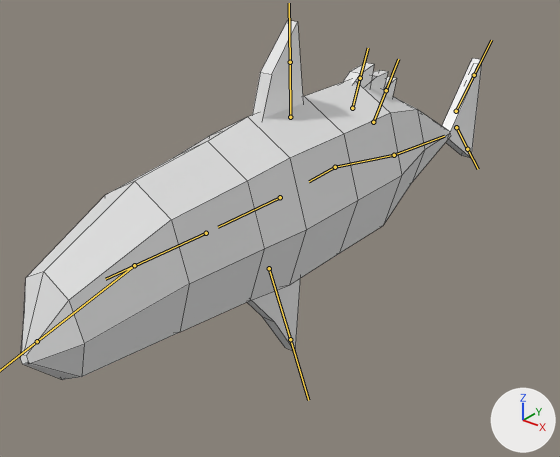
Renders of the FBX model Assets/Models/Character/Tuna.fbx from each side of a commit.
Both versions are drawn from a 50 mm lens placed at (1.41, -1.75, 1.28), pointed at (-0.04, 0.07, 0.15). The lights are fixed; the arrows at lower right show +X, +Y and +Z. The bones that bend it are drawn over the model as lines. Mesh edges are drawn as thin lines.
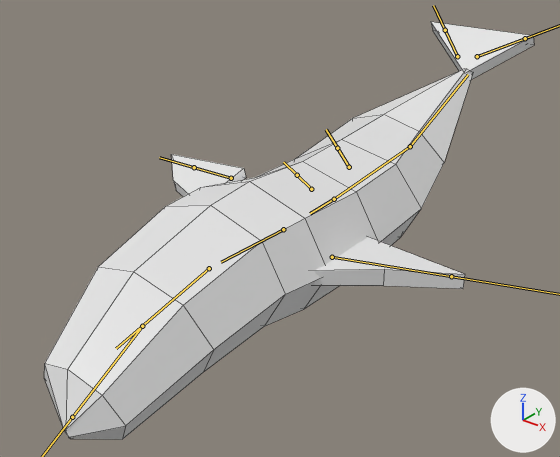
The newer file adds an action. The first version stands in its rest pose; the second is drawn at frame 1 of the action 'metarig|Dead'.

Location of each change, (x1, y1, x2, y2) in pixels of the pictures (560 x 457 px):
'Cylinder', posed (6% wider, 16% taller): before (20, 20, 482, 380); after (44, 22, 534, 440)
bone 'spine.003', root to tip: before (335, 167) to (309, 181); after (334, 199) to (310, 213)
bone 'spine.002', root to tip: before (335, 167) to (394, 155); after (334, 199) to (410, 146)
bone 'spine.001', root to tip: before (394, 155) to (444, 136); after (410, 146) to (468, 74)
bone 'spine.004', root to tip: before (206, 233) to (105, 279); after (209, 268) to (116, 348)

The change, as a diff of the scene's bpy script:
```diff
--- a/Assets/Models/Character/Tuna.fbx.py
+++ b/Assets/Models/Character/Tuna.fbx.py
@@ bone_spine_003 @@
 bone_spine_003 = bpy.data.objects['metarig'].pose.bones['spine.003']
-bone_spine_003.location = (0.0, 0.0, 0.0)
-bone_spine_003.rotation_quaternion = (1.0, 0.0, 0.0, 0.0)  # degrees (0, 0, 0)
+bone_spine_003.location = (0.0, 0.005, 0.121)
+bone_spine_003.rotation_quaternion = (0.707, 0.0, 0.706, -0.03)  # degrees (-88, 88, -90)
@@ bone_spine_002 @@
 bone_spine_002 = bpy.data.objects['metarig'].pose.bones['spine.002']  # child of 'spine.003'
-bone_spine_002.rotation_quaternion = (1.0, 0.0, 0.0, 0.0)  # degrees (0, 0, 0)
+bone_spine_002.rotation_quaternion = (0.991, 0.0, 0.023, -0.128)  # degrees (0, 3, -15)
@@ bone_spine_001 @@
 bone_spine_001 = bpy.data.objects['metarig'].pose.bones['spine.001']  # child of 'spine.002'
-bone_spine_001.rotation_quaternion = (1.0, 0.0, 0.0, 0.0)  # degrees (0, 0, 0)
+bone_spine_001.rotation_quaternion = (0.991, 0.0, 0.011, -0.13)  # degrees (0, 1, -15)
@@ bone_spine_004 @@
 bone_spine_004 = bpy.data.objects['metarig'].pose.bones['spine.004']  # child of 'spine.008'
-bone_spine_004.rotation_quaternion = (1.0, 0.0, 0.0, 0.0)  # degrees (0, 0, 0)
+bone_spine_004.rotation_quaternion = (0.991, 0.0, -0.004, 0.13)  # degrees (0, 0, 15)
```
